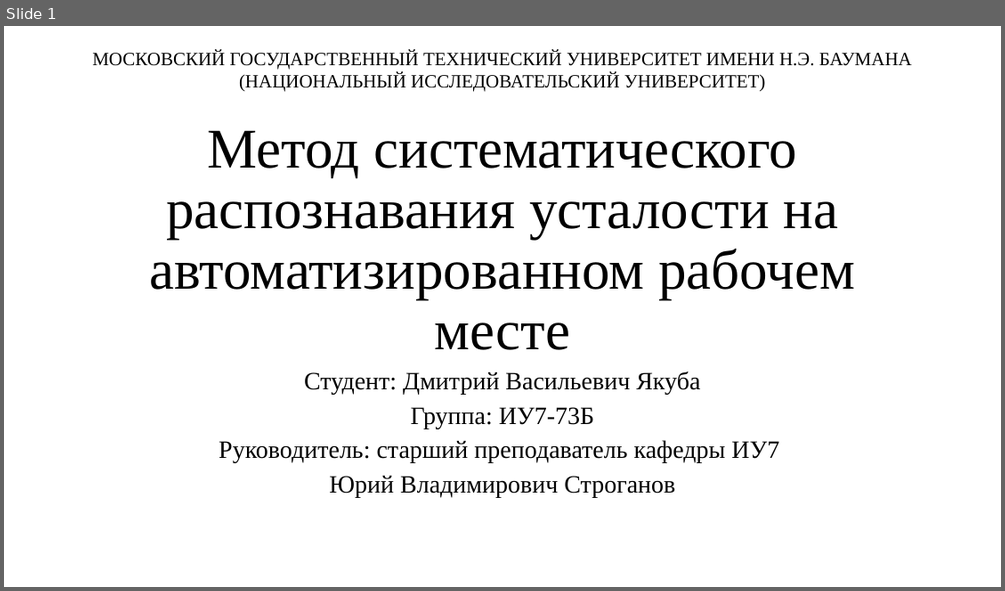
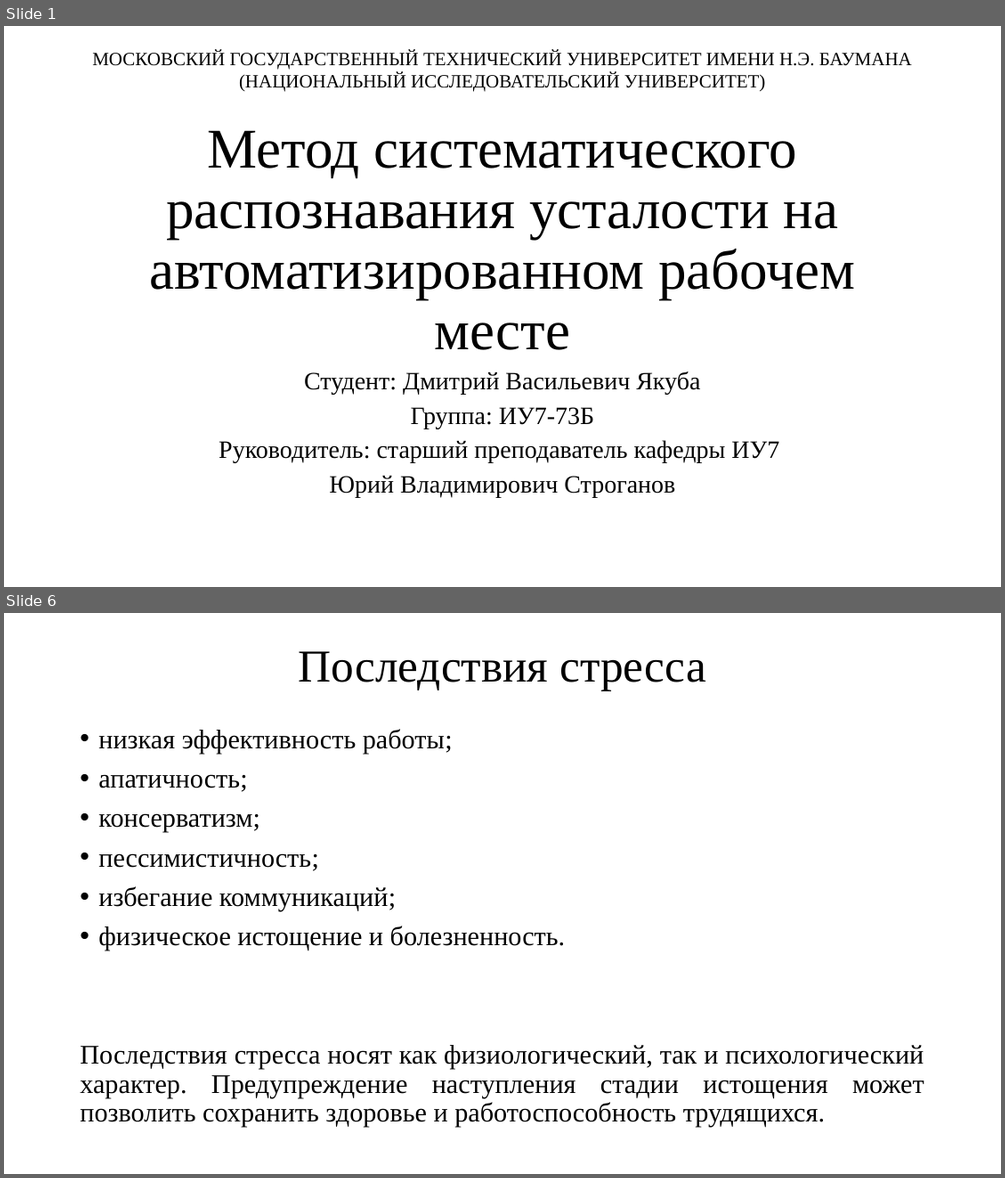
Before and after one commit to TheSawIsTheLaw/FatigueRecognitionSystem, a slide deck: Presentation/presentation.pptx. Shown one above the other, each under a label of ours: slide 1 before the commit, slides 1 and 6 after it; the slides between them are not shown. The pictures are 1005x591 and 1005x1178 pixels, drawn with LibreOffice and Linux fonts; fonts in the diff are those of the drawing. Boxes give left, top, right and bottom in pixels: in the first picture for what was removed or moved away, otherwise in the second. Text is boxed around its words. In the diff, an @@ line names an element or a change of style, - is before the commit and + after.

```diff
--- a/Presentation/presentation.pptx
+++ b/Presentation/presentation.pptx
@@ slide 6 added at <box>4,613,1001,1174</box>, background #FFFFFF @@
@@ title added at <box>298,651,705,691</box>, 44 pt, text #000000 @@
+Последствия стресса
@@ text added at <box>80,729,924,1127</box>, 25.9 pt, text #000000 @@
+• низкая эффективность работы;
+• апатичность;
+• консерватизм;
+• пессимистичность;
+• избегание коммуникаций;
+• физическое истощение и болезненность.
+Последствия стресса носят как физиологический, так и психологический характер. Предупреждение наступления стадии истощения может позволить сохранить здоровье и работоспособность трудящихся.
```
Also in this commit, not shown: 4 slides changed, 1 other slide added, 3 other files.
